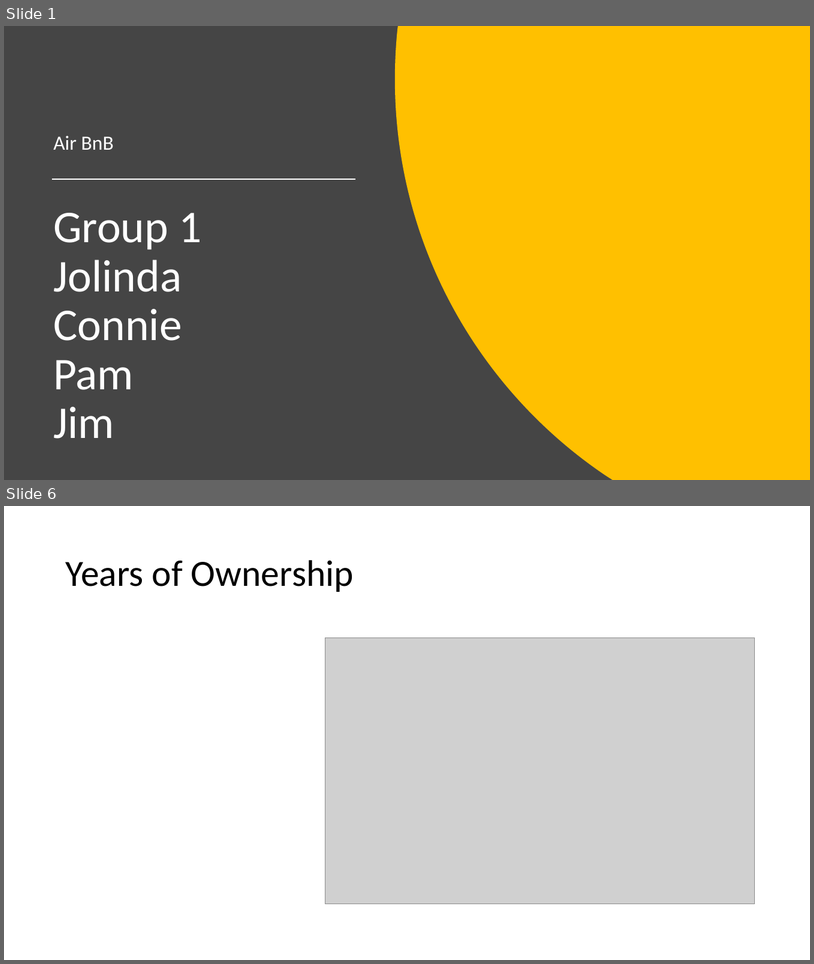
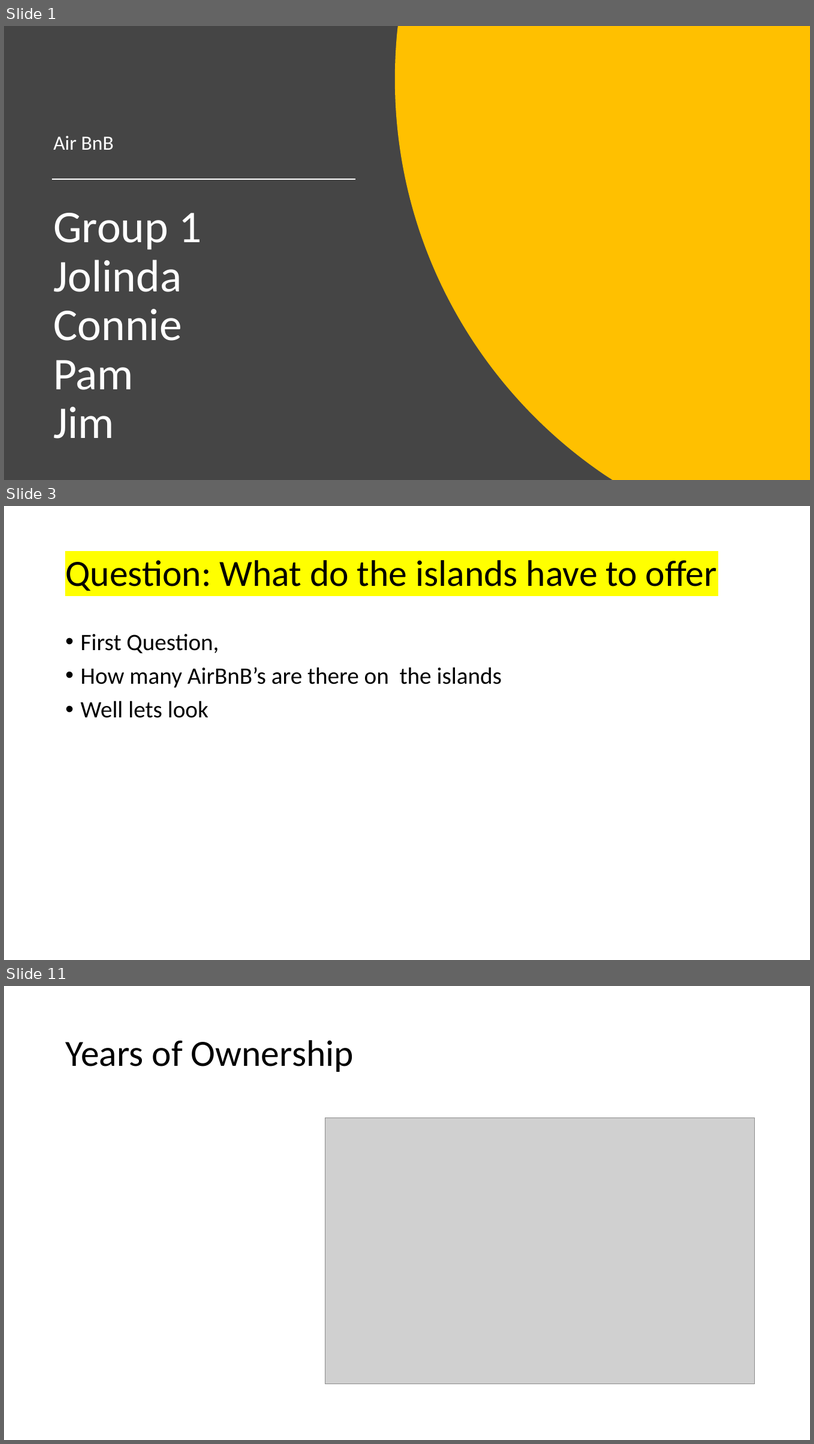
Before and after one commit to jaminiowa/Group-1-Project, a slide deck: Group 1 - AirBnB Presentation.pptx. Shown one above the other, each under a label of ours: slides 1 and 6 before the commit, slides 1, 3 and 11 after it; the slides between them are not shown. The pictures are 814x964 and 814x1444 pixels, drawn with LibreOffice and Linux fonts; fonts in the diff are those of the drawing; grey boxes stand for pictures. Boxes give left, top, right and bottom in pixels: in the first picture for what was removed or moved away, otherwise in the second. Text is boxed around its words. In the diff, an @@ line names an element or a change of style, - is before the commit and + after.

```diff
--- a/Group 1 - AirBnB Presentation.pptx
+++ b/Group 1 - AirBnB Presentation.pptx
@@ slide 3 added at box(4, 506, 810, 960), background #FFFFFF @@
@@ title added at box(65, 560, 717, 591), 44 pt, text #000000 @@
+Question: What do the islands have to offer
@@ text added at box(81, 634, 502, 718), 28 pt, text #000000 @@
+• First Question,
+• How many AirBnB’s are there on the islands
+• Well lets look
@@ what was slide 6 is now slide 11 @@
```
Also in this commit, not shown: 4 slides changed, 5 other slides added.
